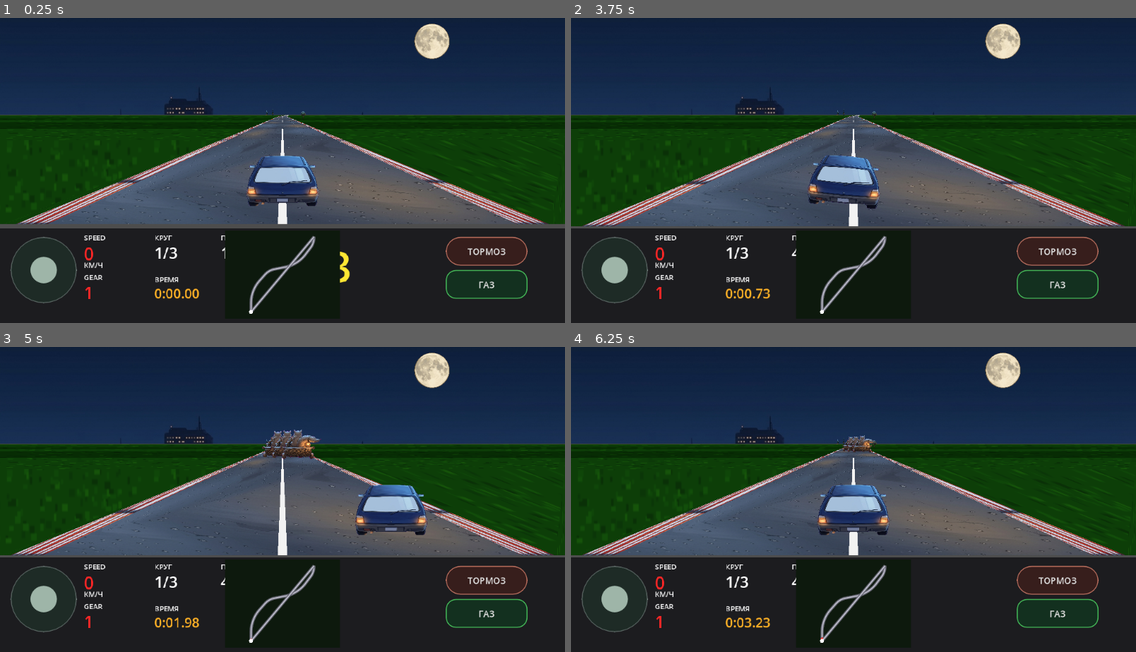
Above: before the commit, frames 1-4 (two rows, left to right).
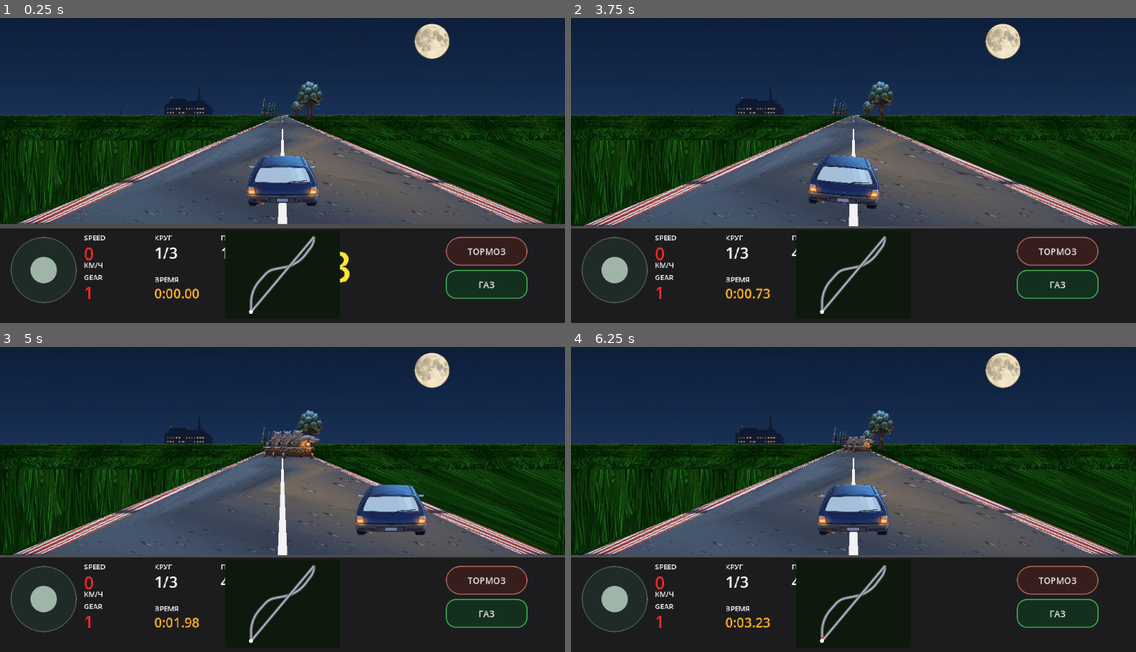
Above: after the commit, the same moments.

Repository: masterofmagic234/Arkon
Game: Godot game, scene res://scenes/level2_pseudo3d.tscn
Same seed, same stepped clock (60 frames per second), same inputs: the game is played once before the commit and once after it. This scene is started directly instead of the project's main scene.
Inputs (mouse positions are in pixels of both pictures, inside the frame that each line leads up to):
- Up to frame 1 (0.25 s): no input
- Up to frame 2 (3.75 s): click "ТОРМОЗ" at 0.5 s; click "ГАЗ" at 1.25 s; tap Enter at 2, 3.5 s; move the mouse to (977, 149) at 2.02 s; hold D (race_right) 2.03-2.75 s; click (977, 149) at 2.17 s; tap Space at 2.75 s; drag from (740, 179) to (825, 228) at 2.77 s; move the mouse to (910, 94) at 3.52 s; hold D (race_right) from 3.53 s (still down)
- Up to frame 3 (5 s): release D (race_right) at 4.25 s; drag from (254, 557) to (113, 444) at 4.27 s
- Up to frame 4 (6.25 s): move the mouse to (1023, 542) at 5.02 s; hold A (race_left) 5.03-5.75 s; drag from (684, 444) to (768, 414) at 5.77 s

The runs differ from the first frame. In frame 1, 6.4% of the frame differs, in the area x 0-100%, y 20-68%; in frame 2, 6.5%, in the area x 0-100%, y 20-69%; in frame 3, 6.3%; in frame 4, 6.4%.

Commit message:
Fix Level 2 ground UV scale and roadside prop visibility

Diff:
--- a/scripts/race_renderer_pseudo3d.gd
+++ b/scripts/race_renderer_pseudo3d.gd
@@ -15,7 +15,7 @@
 const CURVE_SMOOTH_RADIUS: int = 2
 const PLAYER_LATERAL_SCREEN_SCALE: float = 0.42
 const SEGMENT_WORLD_LEN: float = 50.0 / float(VISUAL_SUBDIVISIONS)
-const ASPHALT_UV_PER_SEGMENT: float = 0.85
+const ASPHALT_UV_PER_SEGMENT: float = 0.32
 const ROAD_STEP: int = 2
 
 const COL_SKY_TOP := Color(0.35, 0.55, 1.00)
@@ -84,8 +84,8 @@
     sidx.resize(FAR_SEGMENTS)
     city_texture = _find_tex(["res://assets/city_night.png", "res://city_night.png"])
     moon_texture = _find_tex(["res://assets/moon.png", "res://moon.png"])
-    grass_texture = _find_tex(["res://assets/grass.png", "res://assets/grass_tile.png"])
-    grass_far_texture = _find_tex(["res://assets/grass_tile.png", "res://assets/grass.png"])
+    grass_texture = _find_tex(["res://assets/grass_tile.png", "res://assets/grass.png"])
+    grass_far_texture = _find_tex(["res://assets/grass.png", "res://assets/grass_tile.png"])
     asphalt_texture = _find_tex(["res://assets/asphalt.png", "res://asphalt.png"])
     rumble_texture = _find_tex(["res://assets/rumble.png", "res://rumble.png"])
     oak_texture = _find_tex(["res://assets/oak_tree.png", "res://oak_tree.png"])
@@ -225,7 +225,7 @@
     # Grass follows the same perspective bands as the old speed simulation.
     # Each side is a trapezoid per road step, so the texture never sits as a
     # flat full-screen overlay on top of the race surface.
-    const GRASS_UV_PER_SEGMENT: float = 0.55
+    const GRASS_UV_PER_SEGMENT: float = 0.18
     const GRASS_UV_ACROSS: float = 1.5
 
     var gi: int = FAR_SEGMENTS - 2
@@ -370,13 +370,14 @@
     var cam_progress: float = clampf(player_car.segment_progress, 0.0, 0.9999)
     var max_visible_segments: int = int(ceil(float(FAR_SEGMENTS) / float(VISUAL_SUBDIVISIONS))) - 2
 
-    for ahead in range(1, max_visible_segments + 1):
+    # Draw far-to-near so a close billboard correctly occludes a farther one.
+    for ahead in range(max_visible_segments, 0, -1):
         var world_seg: int = posmod(cam_seg + ahead, track_size)
 
         # Deterministic roadside layout. Empty segments prevent a wall of
         # billboards while the modulo rules make the layout repeat exactly
         # after a lap instead of changing with the camera.
-        if posmod(world_seg, 4) != 0:
+        if posmod(world_seg, 2) != 0:
             continue
 
         var distance_segments: float = float(ahead) - cam_progress
@@ -404,19 +405,19 @@
         # road width. A close tree is therefore allowed to become larger than
         # the player's car, which restores the expected roadside scale.
         var prop_scale: float = clampf(
-            (CAMERA_DEPTH / dz) * w / 120.0,
-            0.05,
-            2.20
+            (CAMERA_DEPTH / dz) * w / 55.0,
+            0.08,
+            3.00
         )
 
-        var side: float = -1.0 if posmod(world_seg / 4, 2) == 0 else 1.0
-        var road_edge_gap: float = maxf(24.0, road_half * 0.12)
+        var side: float = -1.0 if posmod(world_seg / 2, 2) == 0 else 1.0
+        var road_edge_gap: float = maxf(18.0, road_half * 0.08)
         var world_side_offset: float = (CAMERA_DEPTH / dz) * w * 0.16
         var outer_x: float = road_cx + side * (road_half + road_edge_gap + world_side_offset)
 
         # Lamps are deliberately rarer than trees. The segment-based choice
         # remains stable for the whole race, so props never swap identity.
-        if posmod(world_seg, 12) == 0 and lamp_texture != null:
+        if posmod(world_seg, 10) == 0 and lamp_texture != null:
             _draw_billboard(
                 lamp_texture,
                 outer_x,
@@ -425,14 +426,14 @@
                 150.0 * prop_scale
             )
         else:
-            var tree_tex: Texture2D = pine_texture if (posmod(world_seg / 4, 2) == 0 and pine_texture != null) else oak_texture
+            var tree_tex: Texture2D = pine_texture if (posmod(world_seg / 2, 2) == 0 and pine_texture != null) else oak_texture
             if tree_tex != null:
                 _draw_billboard(
                     tree_tex,
                     outer_x,
                     screen_y,
-                    240.0 * prop_scale,
-                    330.0 * prop_scale
+                    300.0 * prop_scale,
+                    430.0 * prop_scale
                 )
 
 func _draw_ai_cars(w: float, h: float, horizon_y: float) -> void:
